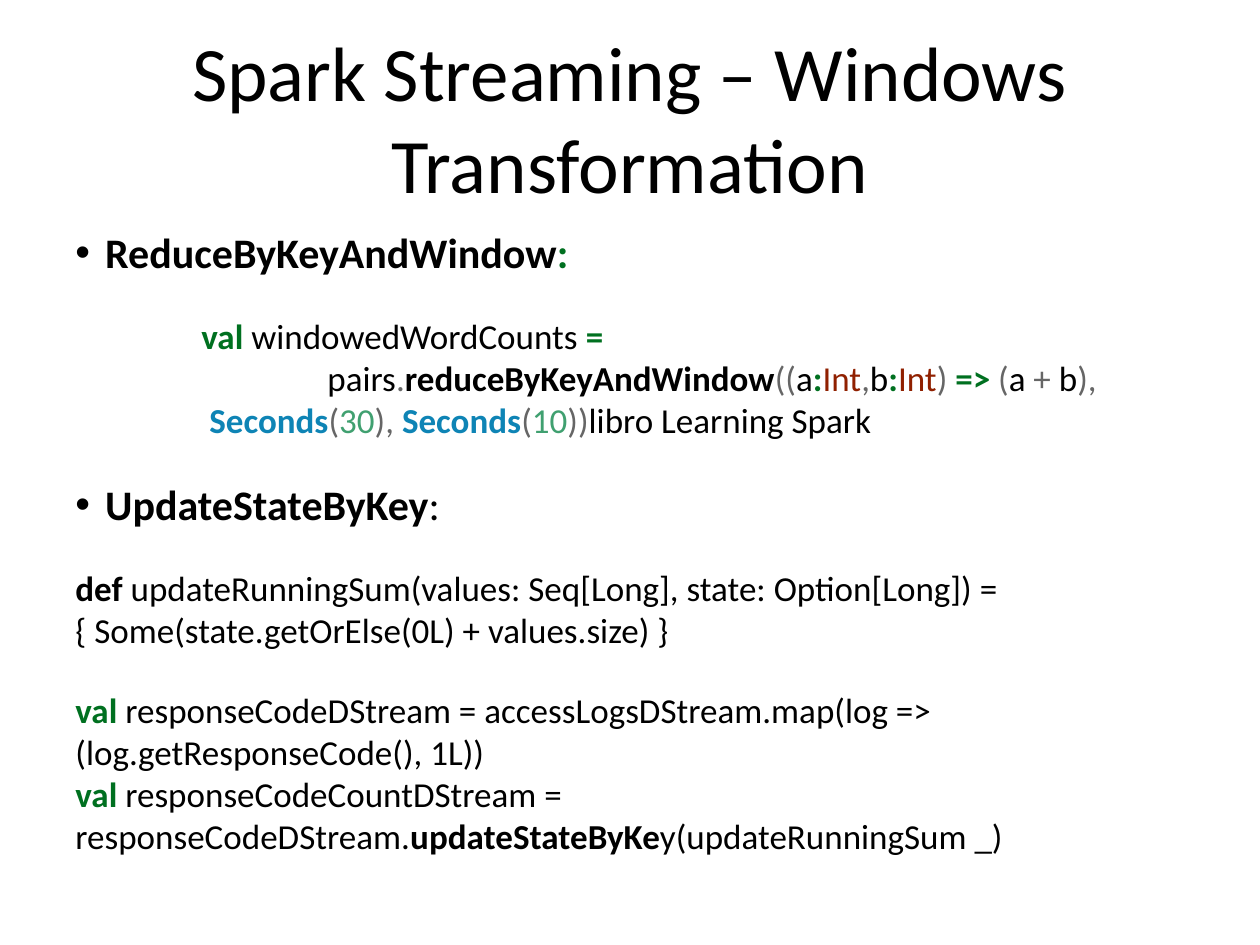
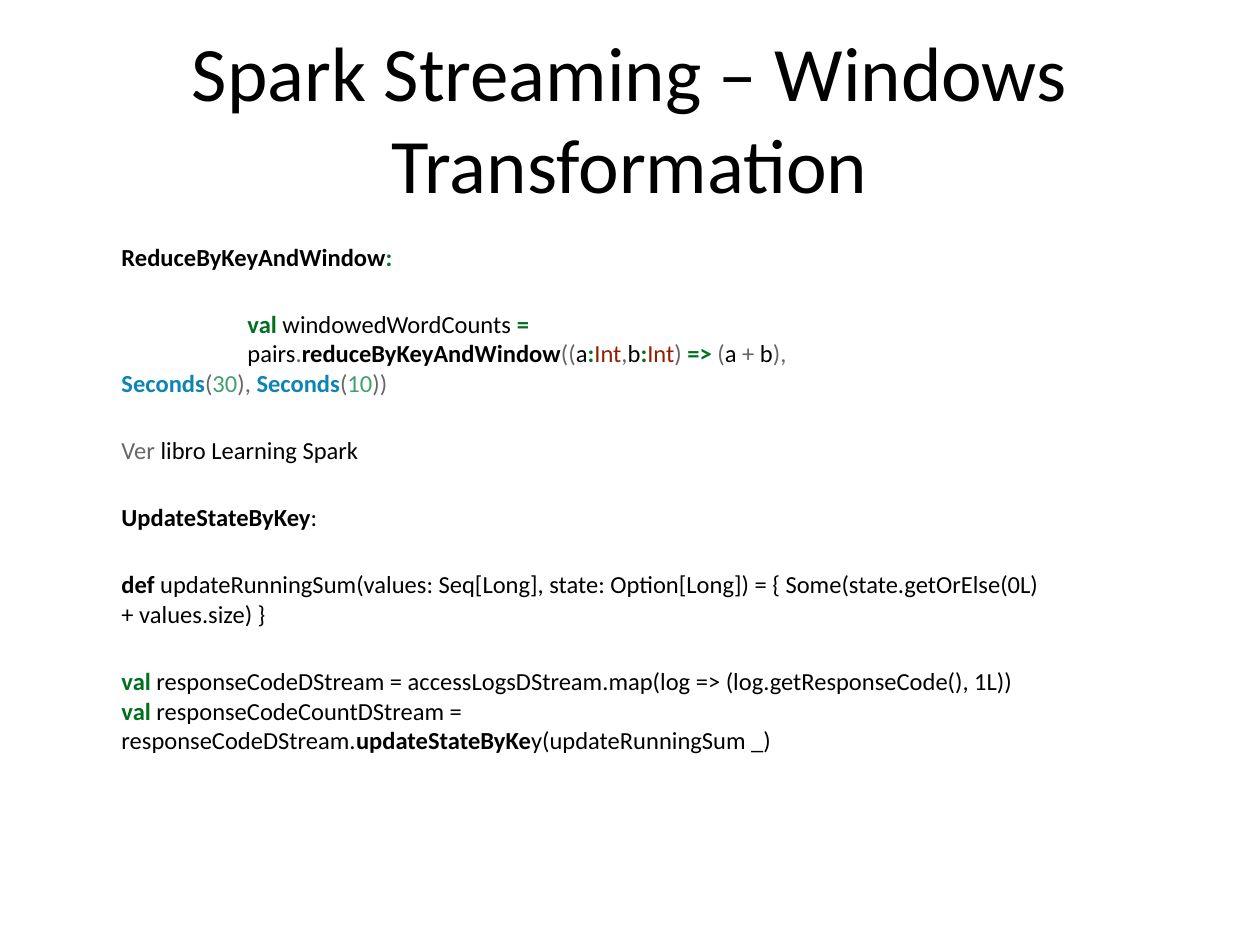
Before and after one commit to chicochica10/utad-spark-ml, a slide deck: slide 41 of apuntes-df-streaming/Spark Streaming.pptx. Drawn at 1260x945 pixels with LibreOffice and Linux fonts; fonts in the diff are those of the drawing. Boxes give left, top, right and bottom in pixels: in the first picture for what was removed or moved away, otherwise in the second. Text is boxed around its words. In the diff, an @@ line names an element or a change of style, - is before the commit and + after.

```diff
--- a/apuntes-df-streaming/Spark Streaming.pptx
+++ b/apuntes-df-streaming/Spark Streaming.pptx
@@ text "ReduceByKeyAndWindow:": place and size @@
-text "ReduceByKeyAndWindow:" at (75,238,1097,855)
+text "ReduceByKeyAndWindow:" at (121,248,1038,724)
@@ text at (121,248,1038,724): size 24 to 14 pt in "ReduceByKeyAndWindow:", "UpdateStateByKey:"; size 20 to 14 pt in "val windowedWordCounts =", "def updateRunningSum(values: Seq[Long], state: Option[Long]) ...", "val responseCodeDStream = accessLogsDStream.map(log => (log. ...", "val responseCodeCountDStream = responseCodeDStream.updateSta ..."; bullet • to none @@
@@ text at (121,344,786,464): text changed; size 20 to 14 pt @@
-pairs.reduceByKeyAndWindow((a:Int,b:Int) => (a + b), Seconds(30), Seconds(10))libro Learning Spark
+pairs.reduceByKeyAndWindow((a:Int,b:Int) => (a + b), Seconds(30), Seconds(10))
+Ver libro Learning Spark
```
Also in this commit, not shown: 31 other slides changed, 14 other files.
